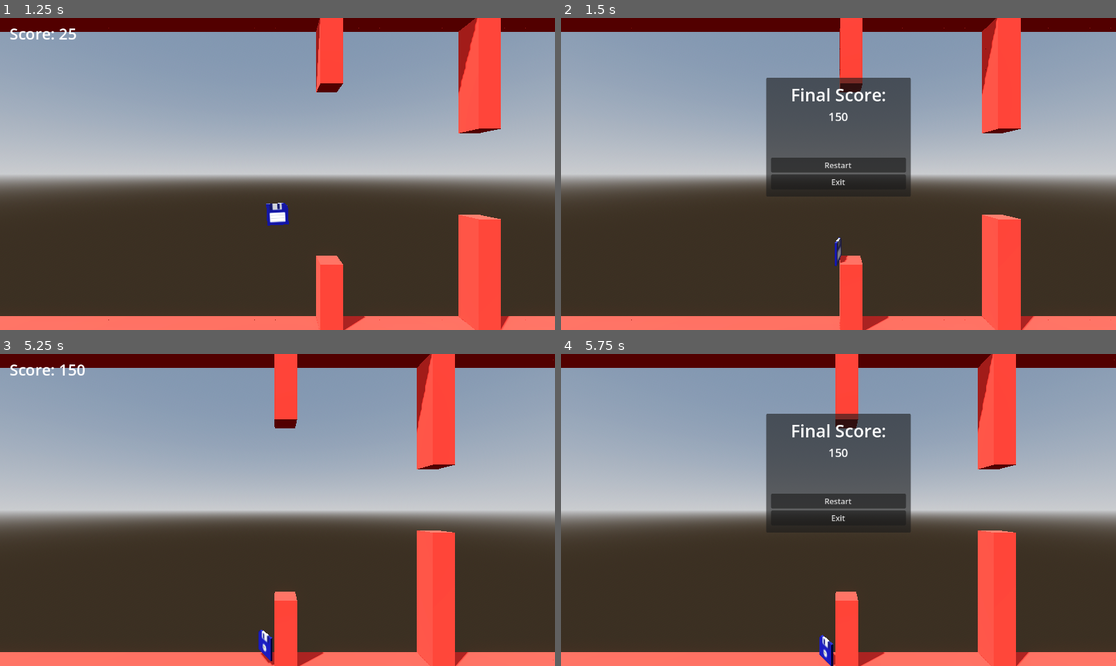
Above: before the commit, frames 1-4 (two rows, left to right).
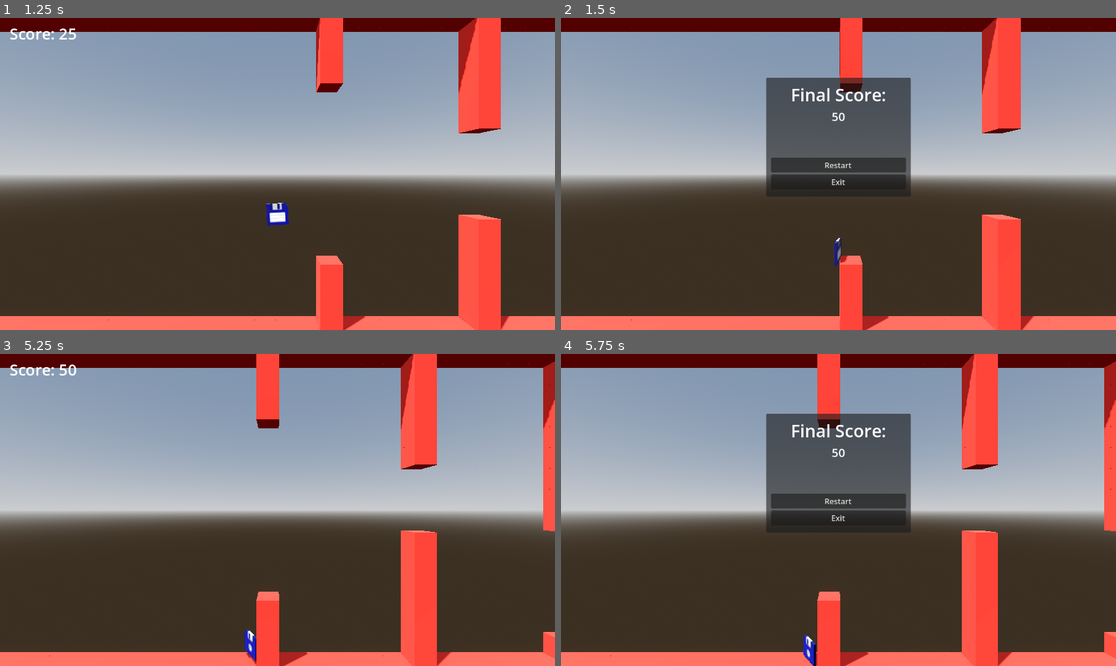
Above: after the commit, the same moments.

Repository: Trouperton/Floppy-Disk-Godot
Game: Godot game, scene res://scenes/Main_Level.tscn
The game is run twice, just before and just after one commit, with the same random seed, the same clock (stepped at 60 frames per second) and the same inputs.
Inputs:
- Up to frame 1 (1.25 s): hold D (dash_forward) from 0.53 s (still down); tap Space (jump) at 0.77 s
- Up to frame 2 (1.5 s): release D (dash_forward) at 1.28 s; hold S (dash_down) from 1.28 s (still down)
- Up to frame 3 (5.25 s): tap Space (jump) at 1.52, 4.52 s; release S (dash_down) at 2 s; click "Restart" at 2 s; hold D (dash_forward) 2.78-3.5 s; click "Restart" at 3.5 s; hold D (dash_forward) 4.28-5.03 s; hold S (dash_down) from 5.03 s (still down)
- Up to frame 4 (5.75 s): keep holding S (dash_down); tap Space (jump) at 5.27 s

Frame 1 is identical in both runs. In frame 2, less than 0.1% of the frame differs, in the area x 48-52%, y 30-34%; in frame 3, 10%, in the area x 8-100%, y 0-100%; in frame 4, 10%.

Commit message:
Score threshold gives points after the player leaves the area.
Self explanatory, instead of when the player enters, now the points are awarded after the player exits.

Diff:
--- a/code/scripts/LevelManager.gd
+++ b/code/scripts/LevelManager.gd
@@ -56,6 +56,7 @@
 func difficulty_speed():
 	return terrain_manager.base_terrain_speed + difficulty_curve.sample(pillars_passed)
 #endregion
+
 #endregion
 
 
--- a/code/scripts/ScoreThreshold.gd
+++ b/code/scripts/ScoreThreshold.gd
@@ -8,6 +8,10 @@
 
 
 func _on_body_entered(body: Node3D) -> void:
+	pass
+
+
+func _on_body_exited(body: Node3D) -> void:
 	for group in body.get_groups():
 		if group == "player":
 			score_threshold_triggered.emit(100)
